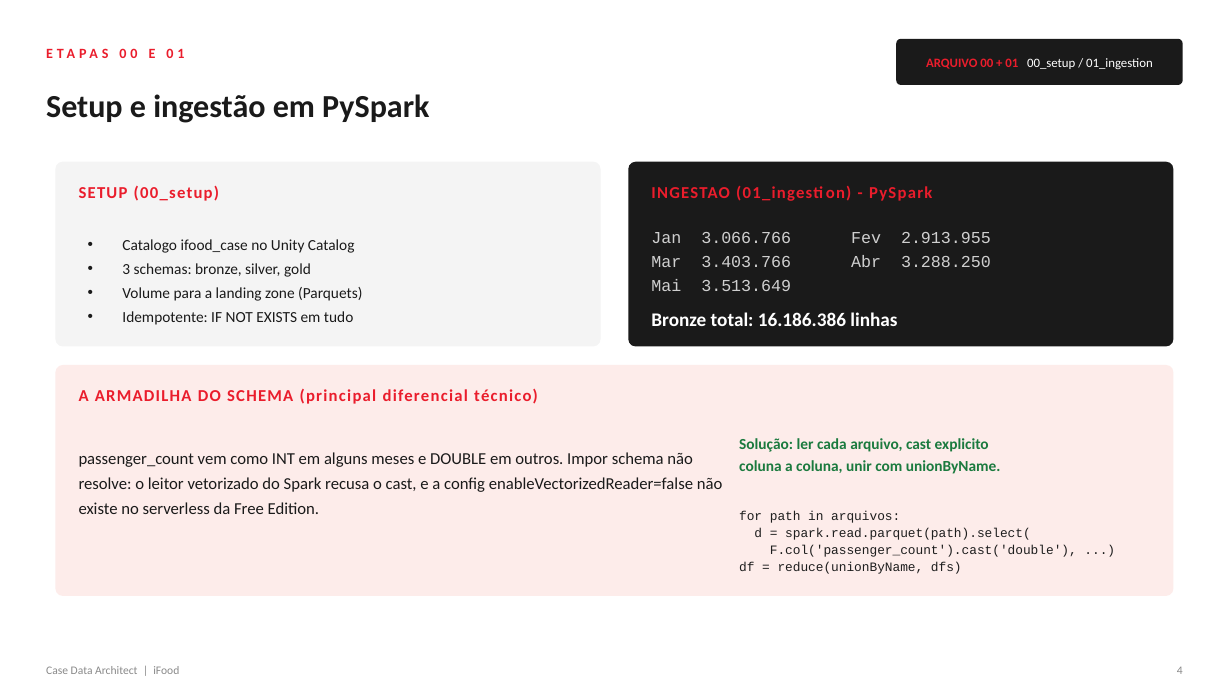
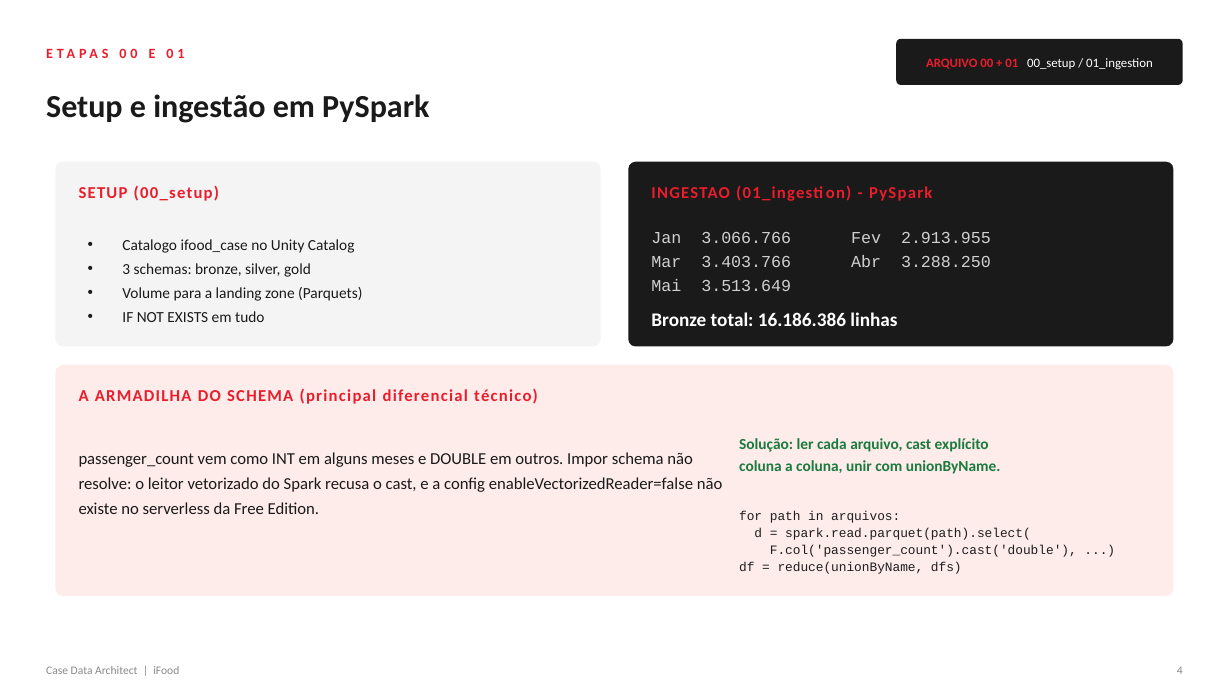
Before and after one commit to carlosnatale/ifood-case, a slide deck: slide 4 of apresentacao/Apresentacao_Case_iFood.pptx. Drawn at 1232x693 pixels with LibreOffice and Linux fonts; fonts in the diff are those of the drawing. Boxes give left, top, right and bottom in pixels: in the first picture for what was removed or moved away, otherwise in the second. Text is boxed around its words. In the diff, an @@ line names an element or a change of style, - is before the commit and + after.

```diff
--- a/apresentacao/Apresentacao_Case_iFood.pptx
+++ b/apresentacao/Apresentacao_Case_iFood.pptx
@@ text at bbox=[122, 311, 264, 322]: text changed @@
-• Idempotente: IF NOT EXISTS em tudo
+• IF NOT EXISTS em tudo
```
Also in this commit, not shown: 12 other slides changed, 1 slide added.
